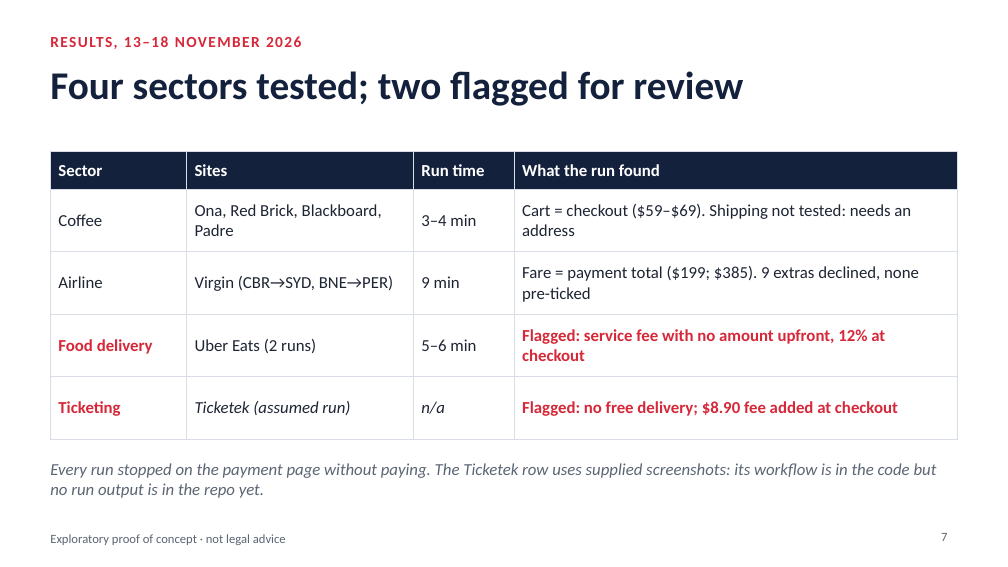
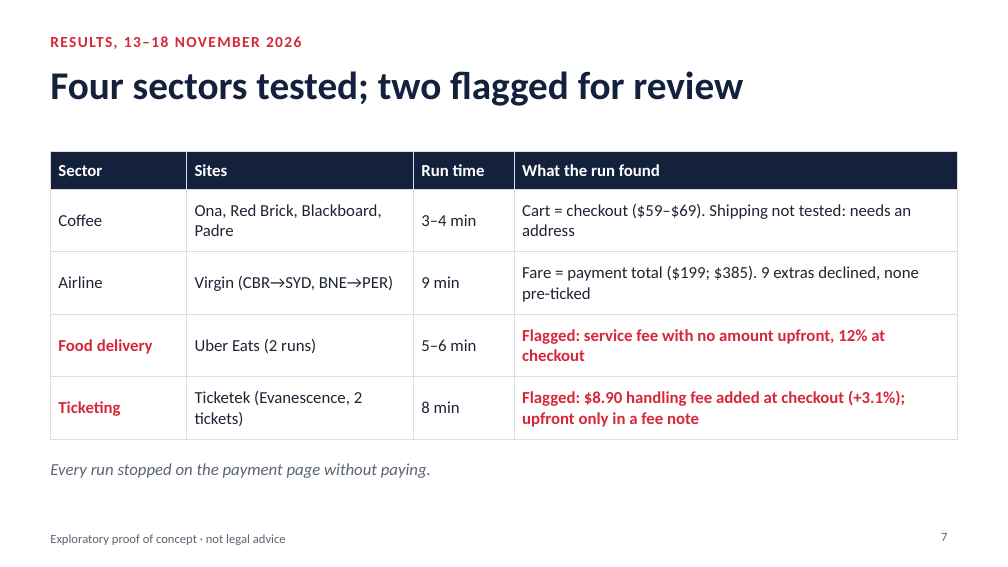
Before and after one commit to roflov2/browser-automation, a slide deck: slide 7 of docs/Drip_Pricing_PoC_revised.pptx. Drawn at 1008x567 pixels with LibreOffice and Linux fonts; fonts in the diff are those of the drawing. Boxes give left, top, right and bottom in pixels: in the first picture for what was removed or moved away, otherwise in the second. Text is boxed around its words. In the diff, an @@ line names an element or a change of style, - is before the commit and + after.

```diff
--- a/docs/Drip_Pricing_PoC_revised.pptx
+++ b/docs/Drip_Pricing_PoC_revised.pptx
@@ table at [50,151,958,431] @@
-row 5: Ticketing | Ticketek (assumed run) | n/a | Flagged: no free delivery; $8.90 fee added at checkout
+row 5: Ticketing | Ticketek (Evanescence, 2 tickets) | 8 min | Flagged: $8.90 handling fee added at checkout (+3.1%); upfront only in a fee note
@@ text at [50,463,431,478]: text changed @@
-Every run stopped on the payment page without paying. The Ticketek row uses supplied screenshots: its workflow is in the code but no run output is in the repo yet.
+Every run stopped on the payment page without paying.
```
Also in this commit, not shown: 3 other slides changed.
